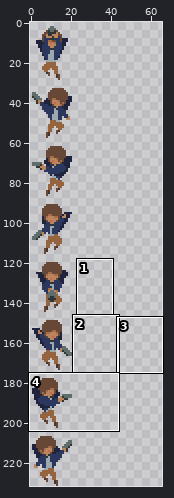
Sprite sheet -- res/arts/characters/player.png. Above: a wide view before the commit, with the close-up outlined.
Close-up. Old version:
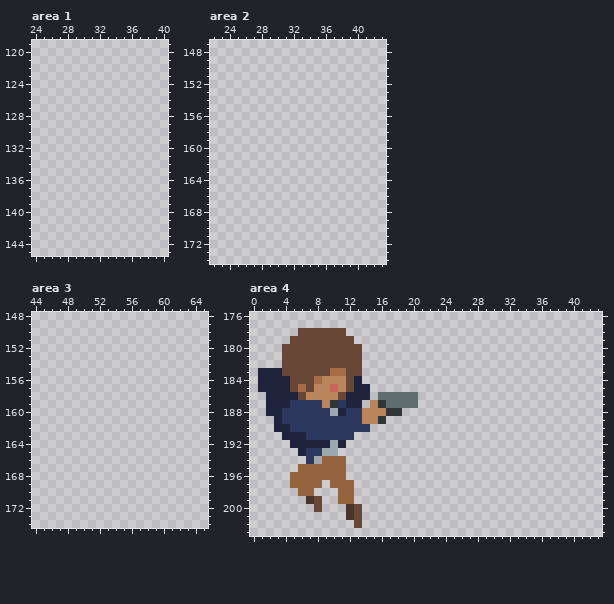
The file is 66x232 pixels. Shown: area 1: x 24..40, y 119..145; area 2: x 22..43, y 147..174; area 3: x 44..65, y 148..174; area 4: x 0..43, y 176..203. The commit also changed other parts of the picture, which this record leaves out.
After the commit:
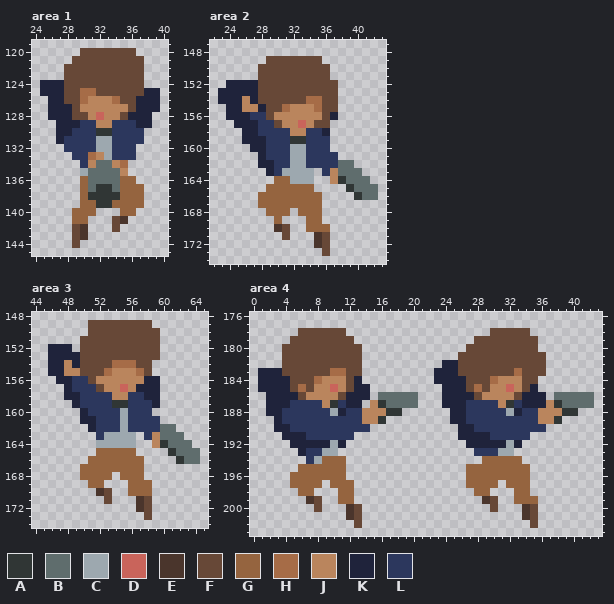
Palette (. is transparent): A #303635  B #5f6d6d  C #9da8af  D #c9645b  E #4a352c  F #674837  G #95643f  H #a66c47  J #ba855d  K #1f233b  L #2c375d
Diff:
--- area 1
@@ x 24..40 @@
 119 .................
-120 .................
-121 .................
-122 .................
-123 .................
-124 .................
-125 .................
-126 .................
-127 .................
-128 .................
-129 .................
-130 .................
-131 .................
-132 .................
-133 .................
-134 .................
-135 .................
-136 .................
-137 .................
-138 .................
-139 .................
-140 .................
-141 .................
-142 .................
-143 .................
-144 .................
+120 ......FFFFFFF....
+121 .....FFFFFFFFF...
+122 ....FFFFFFFFFF...
+123 ....FFFFFFFFFF...
+124 .KKKFFFFFFFFFF...
+125 .KKKFFHHFFFFFFKK.
+126 ..KKFFHJJJHFFKKK.
+127 ..KKKFJJJJJJFKKK.
+128 ..KKKFFJDJJFKKK..
+129 ...KKKLLJJLLLKK..
+130 ...KKLLLAALLLL...
+131 ...KLLLLCCLLLL...
+132 ....LLLLCCLLL....
+133 .....LLHJCLLL....
+134 ......LJBBJH.....
+135 ......CBBBBJ.....
+136 ......GBBBBGG....
+137 ......GBAABGGG...
+138 ......GAAAAGGG...
+139 ......GGAAGGGG...
+140 .....GGG...GG....
+141 .....GG...FE.....
+142 .....FE...F......
+143 .....FE..........
+144 .....F...........
 145 .................
--- area 2
@@ x 22..43 @@
 148 ......................
-149 ......................
-150 ......................
-151 ......................
-152 ......................
-153 ......................
-154 ......................
-155 ......................
-156 ......................
-157 ......................
-158 ......................
-159 ......................
-160 ......................
-161 ......................
-162 ......................
-163 ......................
-164 ......................
-165 ......................
-166 ......................
-167 ......................
-168 ......................
-169 ......................
-170 ......................
-171 ......................
-172 ......................
-173 ......................
+149 .......FFFFFFF........
+150 ......FFFFFFFFF.......
+151 ......FFFFFFFFF.......
+152 ..KKKKFFFFFFFFFF......
+153 .KKKKKFFFFFFFFFF......
+154 .KKKJKFFFFFFHHFF......
+155 ..KKJJKFFHJJJHFF......
+156 ..KKKLLFJJJJJJFK......
+157 ...KKKLLFJJDJFF.......
+158 ....KKLLLLJJLLK.......
+159 ....KKKLLLAALLL.......
+160 .....KKLLLCCLLL.......
+161 ......KLLLCCLLLL......
+162 ......KKLLCCLLLLBB....
+163 .......KLCCCC.LJBBB...
+164 ........GGCCC..JABBB..
+165 .......GGGGGG....ABBB.
+166 ......GGGGGGGG....ABB.
+167 ......GGGGGGGG........
+168 .......GGG.GGG........
+169 ........G...GG........
+170 ........EF..GGG.......
+171 .........F...EF.......
+172 .............EF.......
+173 ..............F.......
 174 ......................
--- area 3
@@ x 44..65 @@
 148 ......................
-149 ......................
-150 ......................
-151 ......................
-152 ......................
-153 ......................
-154 ......................
-155 ......................
-156 ......................
-157 ......................
-158 ......................
-159 ......................
-160 ......................
-161 ......................
-162 ......................
-163 ......................
-164 ......................
-165 ......................
-166 ......................
-167 ......................
-168 ......................
-169 ......................
-170 ......................
-171 ......................
-172 ......................
-173 ......................
+149 .......FFFFFFFF.......
+150 .......FFFFFFFFF......
+151 ......FFFFFFFFFF......
+152 ..KKK.FFFFFFFFFF......
+153 ..KKKKFFFFFFFFFF......
+154 ..KKJKFFFFHHHFF.......
+155 ..KKJJFFFHJJJHF.......
+156 ...KKLLFJJJJJJKK......
+157 ....KLLLFJJDJKKK......
+158 ....KKLLLLJJLLKK......
+159 .....KLLLLAALLLK......
+160 ......KLLLLCLLL.......
+161 ......KKLLLCLLLL......
+162 .......KLLLCLLLLBB....
+163 ........LCCCC.LJBBB...
+164 ........CCCCC..JABBB..
+165 ........GGGGG....ABBB.
+166 .......GGGGGGG....ABB.
+167 ......GGGGGGGG........
+168 ......GGGG.GGG........
+169 .......GG...GGG.......
+170 ........EF..GGG.......
+171 .........F...EF.......
+172 .............EF.......
+173 ..............F.......
 174 ......................
--- area 4
@@ x 21..43 @@
 177 .......................
-178 .......................
-179 .......................
-180 .......................
-181 .......................
-182 .......................
-183 .......................
-184 .......................
-185 .......................
-186 .......................
-187 .......................
-188 .......................
-189 .......................
-190 .......................
-191 .......................
-192 .......................
-193 .......................
-194 .......................
-195 .......................
-196 .......................
-197 .......................
-198 .......................
-199 .......................
-200 .......................
-201 .......................
-202 .......................
+178 .........FFFFF.........
+179 .......FFFFFFFF........
+180 ......FFFFFFFFF........
+181 .....FFFFFFFFFFF.......
+182 ...KKFFFFFFFFFFF.......
+183 ..KKKFFFFFFFHFFF.......
+184 ..KKKKFFFHJJJFF........
+185 ...KKKFHFJJDJFK........
+186 ...KKKKFJJJJFKKK.BBBBB.
+187 ...KKKLLLLJALKKKJABBBB.
+188 ....KKLLLLLCKLLJJJAA...
+189 ....KKLLLLLLLLLJJA.....
+190 .....KKLLLLLLLLL.......
+191 .....KKKKLLLLL.........
+192 ......KKKKKCK..........
+193 .......LLLCC...........
+194 ........GGGGG..........
+195 ......GGGGGGGG.........
+196 ......GGGGGGGG.........
+197 ......GGGG.GGG.........
+198 .......GG...GG.........
+199 ........EF..GGG........
+200 .........F...EF........
+201 .............EF........
+202 ..............F........
 203 .......................
Where, in picture pixels (left, top, right, bottom), the same in both close-ups:
added: (40, 48, 160, 248)
added: (218, 56, 378, 256)
added: (48, 320, 200, 520)
added: (434, 328, 594, 528)
